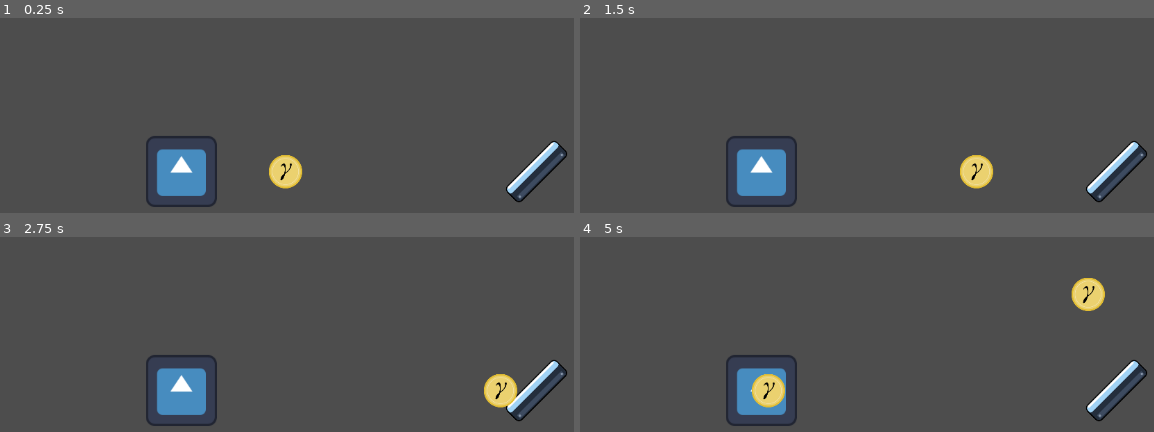
Above: before the commit, frames 1-4 (two rows, left to right).
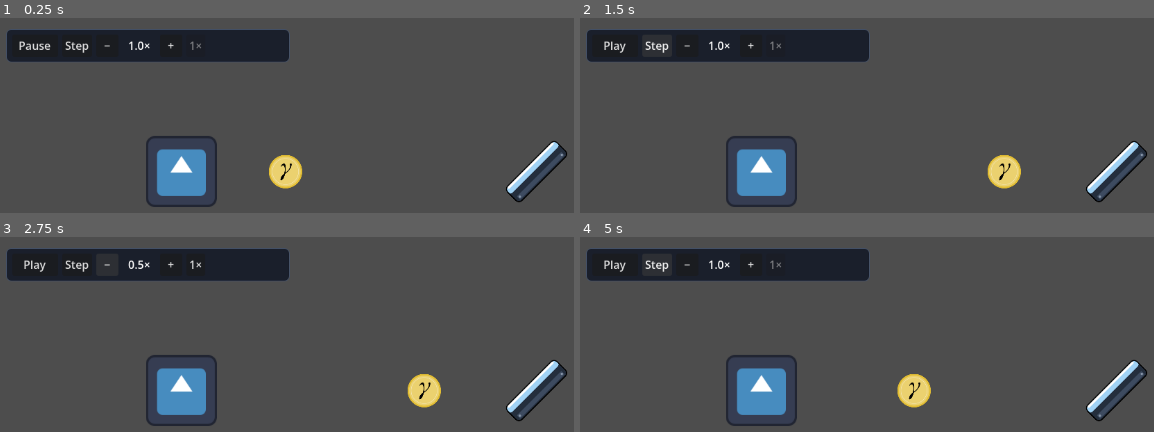
Above: after the commit, the same moments.

Repository: Breakerchap/vertex
Game: Godot game, scene res://MainScene/main.tscn
Two runs of this game, one before a commit and one after it. Both use one fixed random seed, a clock stepped at 60 frames per second and the inputs below. The engine's default icon, where the game draws it, is replaced by a stand-in: a white triangle on a blue panel in a dark square.
Inputs (mouse positions are in pixels of both pictures, inside the frame that each line leads up to):
- Up to frame 1 (0.25 s): no input
- Up to frame 2 (1.5 s): click (614, 45) at 0.5 s, where only the run after the commit has a clickable "Pause"; click (654, 45) at 1.25 s, where only the run after the commit has a clickable "Step"
- Up to frame 3 (2.75 s): click (109, 264) at 2 s, where only the run after the commit has a clickable "−"
- Up to frame 4 (5 s): click (752, 264) at 2.75 s, where only the run after the commit has a clickable "+"; click (614, 264) at 3.5 s, where only the run after the commit has a clickable "Play"; click (654, 264) at 4.25 s, where only the run after the commit has a clickable "Step"

The runs differ from the first frame. In frame 1, 8.0% of the frame differs, in the area x 1-51%, y 6-23%; in frame 2, 9.5%; in frame 3, 9.6%; in frame 4, 10%, in the area x 1-92%, y 6-88%.

Commit message:
simulation controls

Diff:
--- a/MainScene/main.tscn
+++ b/MainScene/main.tscn
@@ -3,6 +3,8 @@
 [ext_resource type="Script" uid="uid://oohk2fag5w2o" path="res://Particles/particle_simulation.gd" id="3_sim"]
 [ext_resource type="PackedScene" uid="uid://cq7p3hoi07i80" path="res://Buildings/Emitter/emitter.tscn" id="4_emitter"]
 [ext_resource type="PackedScene" uid="uid://jvmyp3jq0dy1" path="res://Buildings/Mirror/mirror.tscn" id="5_mirror"]
+
+[ext_resource type="PackedScene" path="res://MainScene/simulation_controls.tscn" id="6_controls"]
 
 [node name="main" type="Node2D" unique_id=852513529]
 script = ExtResource("3_sim")
@@ -18,3 +20,5 @@
 position = Vector2(204.8, -102.4)
 rotation = 5.497787
 orientation = 7
+
+[node name="SimulationControls" parent="." instance=ExtResource("6_controls")]
--- /dev/null
+++ b/MainScene/simulation_controls.gd
@@ -0,0 +1,51 @@
+extends CanvasLayer
+
+const SPEEDS: Array[float] = [0.25, 0.5, 1.0, 2.0, 4.0]
+
+@onready var simulation: ParticleSimulation = get_parent() as ParticleSimulation
+@onready var play_pause: Button = $Panel/Margin/Controls/PlayPause
+@onready var step_button: Button = $Panel/Margin/Controls/Step
+@onready var slower: Button = $Panel/Margin/Controls/Slower
+@onready var speed_label: Label = $Panel/Margin/Controls/Speed
+@onready var faster: Button = $Panel/Margin/Controls/Faster
+@onready var reset_speed: Button = $Panel/Margin/Controls/ResetSpeed
+
+func _ready() -> void:
+  play_pause.pressed.connect(_toggle_running)
+  step_button.pressed.connect(simulation.step_once)
+  slower.pressed.connect(_change_speed.bind(-1))
+  faster.pressed.connect(_change_speed.bind(1))
+  reset_speed.pressed.connect(_reset_speed)
+  _update_controls()
+
+func _process(_delta: float) -> void:
+  _update_controls()
+
+func _toggle_running() -> void:
+  simulation.running = not simulation.running
+  _update_controls()
+
+func _change_speed(direction: int) -> void:
+  var current := simulation.simulation_speed
+  if direction < 0:
+    for i in range(SPEEDS.size() - 1, -1, -1):
+      if SPEEDS[i] < current - 0.0001:
+        simulation.simulation_speed = SPEEDS[i]
+        break
+  else:
+    for speed in SPEEDS:
+      if speed > current + 0.0001:
+        simulation.simulation_speed = speed
+        break
+  _update_controls()
+
+func _reset_speed() -> void:
+  simulation.simulation_speed = 1.0
+  _update_controls()
+
+func _update_controls() -> void:
+  play_pause.text = "Pause" if simulation.running else "Play"
+  speed_label.text = "%s×" % str(simulation.simulation_speed)
+  slower.disabled = simulation.simulation_speed <= SPEEDS.front()
+  faster.disabled = simulation.simulation_speed >= SPEEDS.back()
+  reset_speed.disabled = is_equal_approx(simulation.simulation_speed, 1.0)
--- /dev/null
+++ b/MainScene/simulation_controls.tscn
@@ -0,0 +1,64 @@
+[gd_scene load_steps=3 format=3]
+
+[ext_resource type="Script" path="res://MainScene/simulation_controls.gd" id="1_controls"]
+
+[sub_resource type="StyleBoxFlat" id="StyleBoxFlat_panel"]
+bg_color = Color(0.09, 0.11, 0.16, 0.94)
+border_width_left = 1
+border_width_top = 1
+border_width_right = 1
+border_width_bottom = 1
+border_color = Color(0.28, 0.33, 0.42, 1)
+corner_radius_top_left = 7
+corner_radius_top_right = 7
+corner_radius_bottom_right = 7
+corner_radius_bottom_left = 7
+
+[node name="SimulationControls" type="CanvasLayer"]
+script = ExtResource("1_controls")
+
+[node name="Panel" type="PanelContainer" parent="."]
+offset_left = 16.0
+offset_top = 16.0
+offset_right = 425.0
+offset_bottom = 64.0
+theme_override_styles/panel = SubResource("StyleBoxFlat_panel")
+
+[node name="Margin" type="MarginContainer" parent="Panel"]
+theme_override_constants/margin_left = 8
+theme_override_constants/margin_top = 7
+theme_override_constants/margin_right = 8
+theme_override_constants/margin_bottom = 7
+
+[node name="Controls" type="HBoxContainer" parent="Panel/Margin"]
+theme_override_constants/separation = 6
+
+[node name="PlayPause" type="Button" parent="Panel/Margin/Controls"]
+custom_minimum_size = Vector2(66, 0)
+tooltip_text = "Pause or resume the simulation"
+text = "Pause"
+
+[node name="Step" type="Button" parent="Panel/Margin/Controls"]
+tooltip_text = "Pause and advance one simulation step"
+text = "Step"
+
+[node name="Slower" type="Button" parent="Panel/Margin/Controls"]
+custom_minimum_size = Vector2(32, 0)
+tooltip_text = "Slow down the simulation"
+text = "−"
+
+[node name="Speed" type="Label" parent="Panel/Margin/Controls"]
+custom_minimum_size = Vector2(48, 0)
+tooltip_text = "Simulation speed"
+text = "1.0×"
+horizontal_alignment = 1
+vertical_alignment = 1
+
+[node name="Faster" type="Button" parent="Panel/Margin/Controls"]
+custom_minimum_size = Vector2(32, 0)
+tooltip_text = "Speed up the simulation"
+text = "+"
+
+[node name="ResetSpeed" type="Button" parent="Panel/Margin/Controls"]
+tooltip_text = "Return to normal speed"
+text = "1×"
--- a/Particles/particle_simulation.gd
+++ b/Particles/particle_simulation.gd
@@ -4,10 +4,24 @@
 const PHOTON_SCENE: PackedScene = preload("res://Particles/Photon/photon.tscn")
 
 @export var running: bool = true
+@export_range(0.25, 4.0, 0.25) var simulation_speed: float = 1.0
+
+var _accumulated_time: float = 0.0
 
 func _physics_process(delta: float) -> void:
-  if running:
-    step_simulation(delta)
+  if not running:
+    return
+  var step_duration := 1.0 / float(Engine.physics_ticks_per_second)
+  _accumulated_time += delta * maxf(simulation_speed, 0.0)
+  while _accumulated_time + 0.0000001 >= step_duration:
+    _accumulated_time = maxf(0.0, _accumulated_time - step_duration)
+    step_simulation(step_duration)
+
+## Pause and advance one fixed physics tick, independent of the speed setting.
+func step_once() -> void:
+  running = false
+  _accumulated_time = 0.0
+  step_simulation(1.0 / float(Engine.physics_ticks_per_second))
 
 ## Advances every particle and resolves collisions once per explicit call.
 func step_simulation(delta: float) -> void:
Not shown, added: MainScene/simulation_controls.gd.uid
